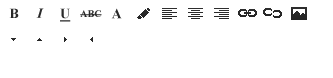
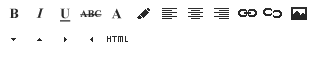
Layered file, before and after one edit (333 × 78). Changes by layer:
added layer "HTML" in group "icon" over [107, 36, 128, 42]
